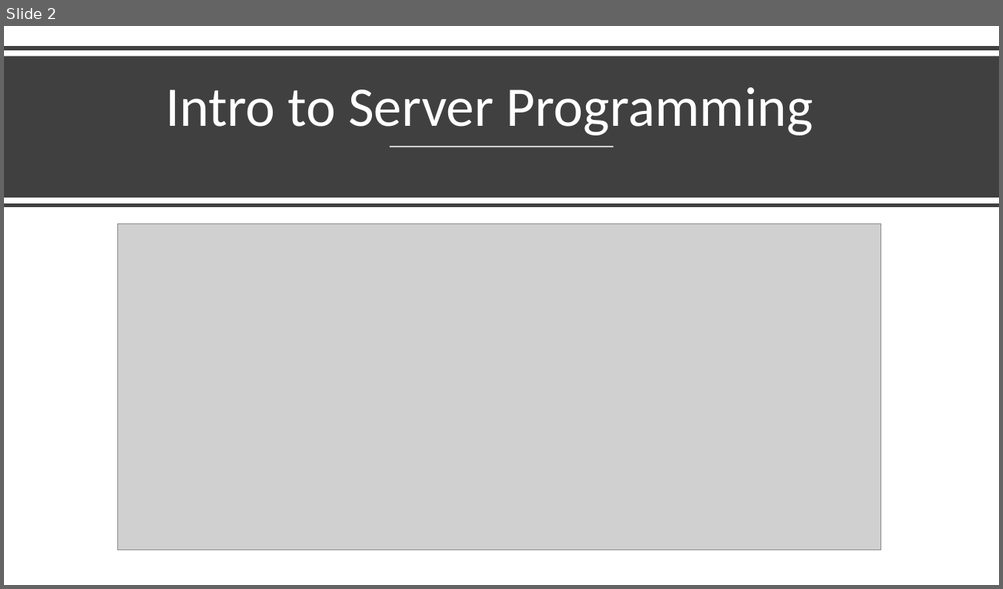
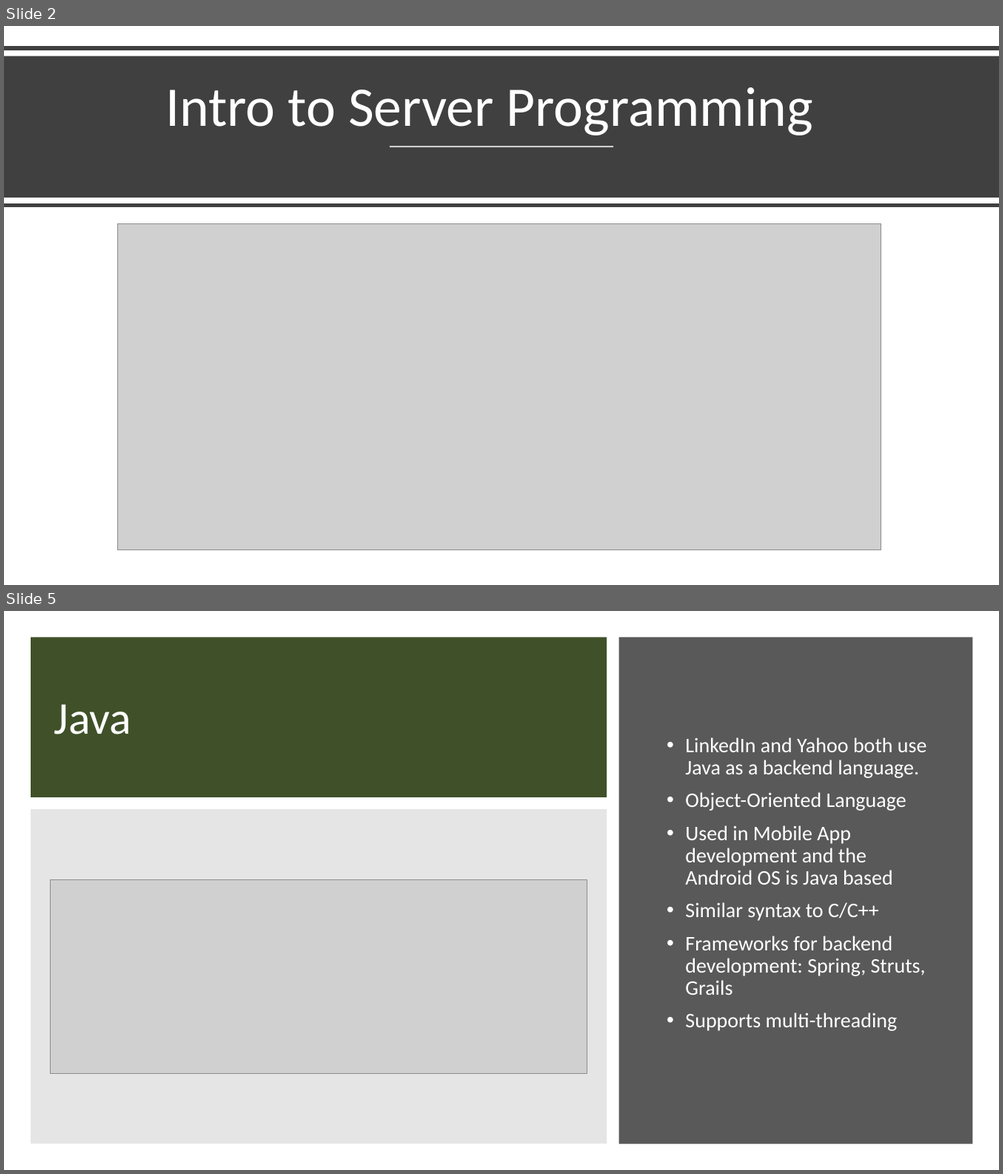
Before and after one commit to Tyler242/tyler242.github.io, a slide deck: server-side-languages.pptx. Shown one above the other, each under a label of ours: slide 2 before the commit, slides 2 and 5 after it; the slides between them are not shown. The pictures are 1003x589 and 1003x1174 pixels, drawn with LibreOffice and Linux fonts; fonts in the diff are those of the drawing; grey boxes stand for pictures. Boxes give left, top, right and bottom in pixels: in the first picture for what was removed or moved away, otherwise in the second. Text is boxed around its words. In the diff, an @@ line names an element or a change of style, - is before the commit and + after.

```diff
--- a/server-side-languages.pptx
+++ b/server-side-languages.pptx
@@ slide 5 added at bbox=[4, 611, 999, 1170], background #FFFFFF @@
@@ rectangle added at bbox=[31, 637, 607, 797], fill #405129 @@
@@ rectangle added at bbox=[619, 637, 973, 1145], fill #595959 @@
@@ title added at bbox=[54, 704, 132, 735], 44 pt, text #FFFFFF @@
+Java
@@ text added at bbox=[685, 738, 927, 1031], 20 pt, text #FFFFFF @@
+• LinkedIn and Yahoo both use Java as a backend language.
+• Object-Oriented Language
+• Used in Mobile App development and the Android OS is Java based
+• Similar syntax to C/C++
+• Frameworks for backend development: Spring, Struts, Grails
+• Supports multi-threading
@@ rectangle added at bbox=[31, 809, 607, 1145], fill #7F7F7F at 20% opacity @@
@@ picture added at bbox=[51, 880, 587, 1074] @@
```
Also in this commit, not shown: 1 slide changed, 5 other slides added, 5 slides removed.
